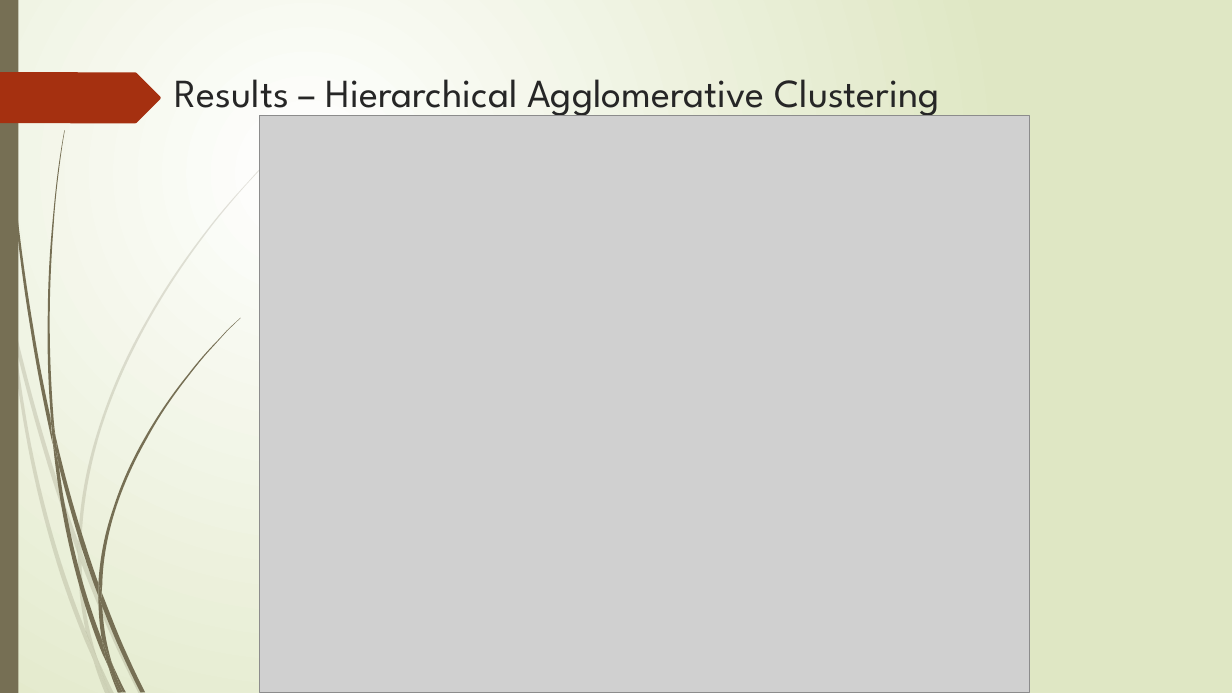
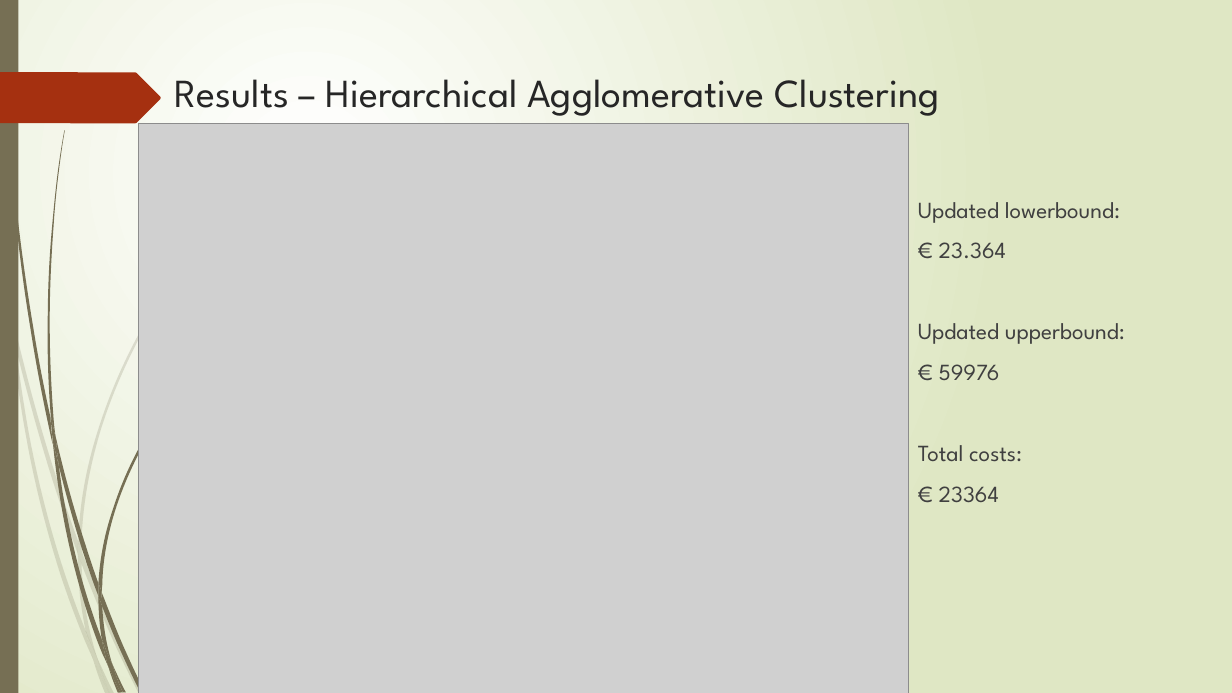
Before and after one commit to broekm006/SmartGrid, a slide deck: slide 16 of Final_V2.pptx (slide 15 before the commit). Drawn at 1232x693 pixels with LibreOffice and Linux fonts; fonts in the diff are those of the drawing; grey boxes stand for pictures. Boxes give left, top, right and bottom in pixels: in the first picture for what was removed or moved away, otherwise in the second. Text is boxed around its words. In the diff, an @@ line names an element or a change of style, - is before the commit and + after.

```diff
--- a/Final_V2.pptx
+++ b/Final_V2.pptx
@@ picture: place and size @@
-picture at (260,116,1030,693)
+picture at (139,123,909,693)
@@ text added at (918,202,1125,502), 18 pt, text #404040 @@
+Updated lowerbound:
+€ 23.364
+Updated upperbound:
+€ 59976
+Total costs:
+€ 23364
```
Also in this commit, not shown: 4 other slides changed, 1 slide added, 1 other file.
